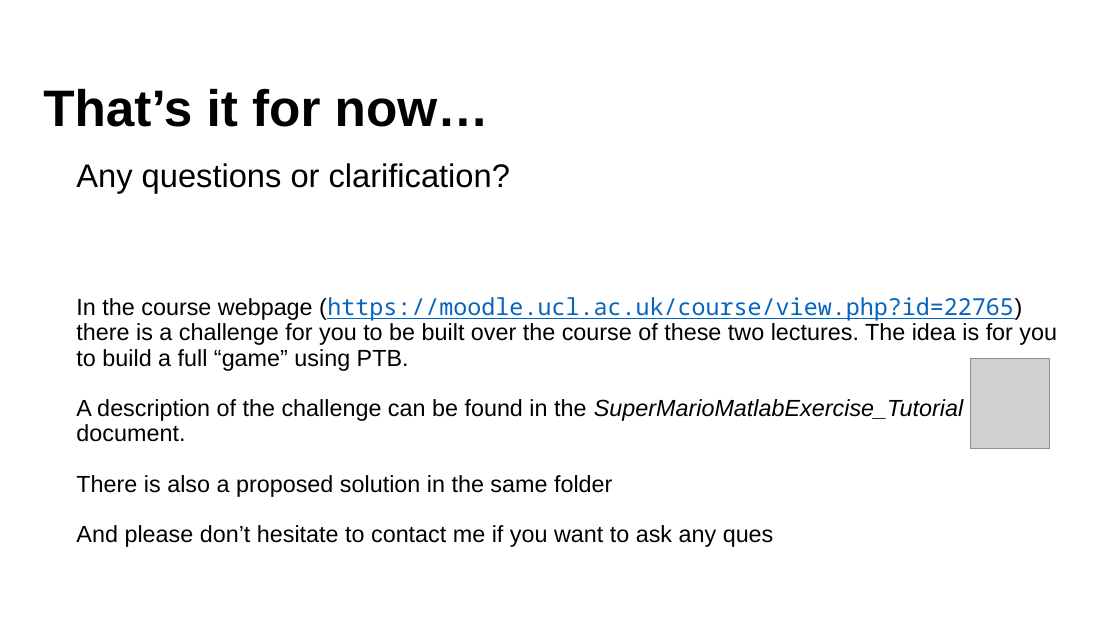
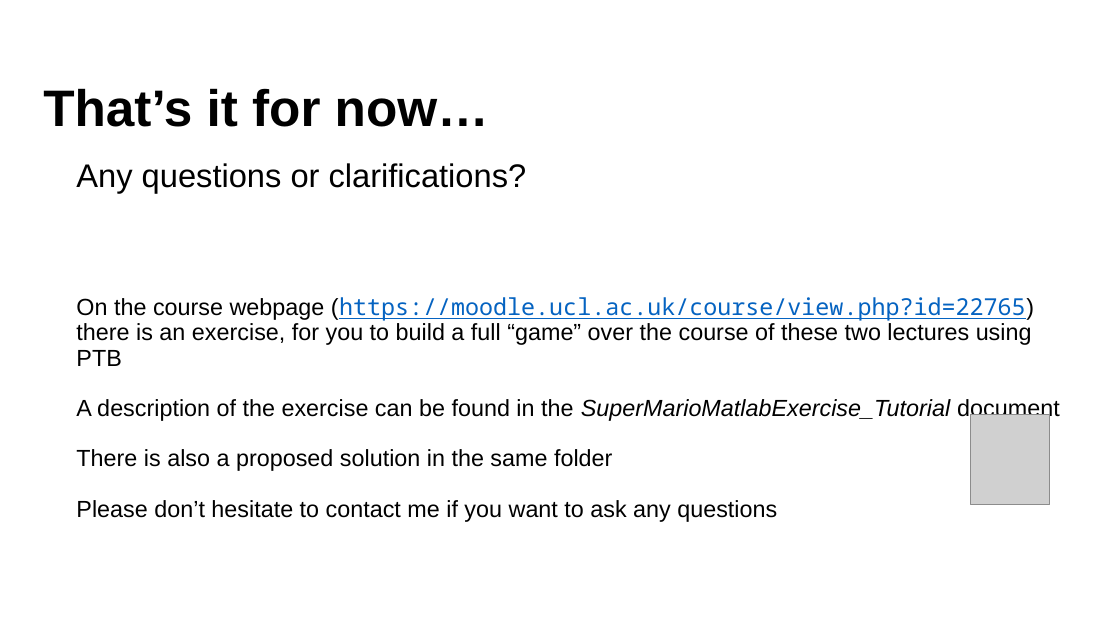
Before and after one commit to Lenakeiz/MatlabPTBExercise, a slide deck: slide 18 of PTB - A gentle introduction (lecture one).pptx. Drawn at 1120x630 pixels with LibreOffice and Linux fonts; fonts in the diff are those of the drawing; grey boxes stand for pictures; background and template pictures are left out. Boxes give left, top, right and bottom in pixels: in the first picture for what was removed or moved away, otherwise in the second. Text is boxed around its words. In the diff, an @@ line names an element or a change of style, - is before the commit and + after.

Commit message:
Fixed typos in the slides

```diff
--- a/PTB - A gentle introduction (lecture one).pptx
+++ b/PTB - A gentle introduction (lecture one).pptx
@@ text at [76,163,1060,421]: text changed @@
-  Any questions or clarification?
-  In the course webpage (https://moodle.ucl.ac.uk/course/view.php?id=22765) there is a challenge for you to be built over the course of these two lectures. The idea is for you to build a full “game” using PTB.
-  A description of the challenge can be found in the SuperMarioMatlabExercise_Tutorial document.
+  Any questions or clarifications?
+  On the course webpage (https://moodle.ucl.ac.uk/course/view.php?id=22765) there is an exercise, for you to build a full “game” over the course of these two lectures using PTB
+  A description of the exercise can be found in the SuperMarioMatlabExercise_Tutorial document
@@ picture: place and size @@
-picture at [971,358,1050,448]
+picture at [971,415,1050,505]
@@ text at [76,500,777,522]: text changed @@
-  And please don’t hesitate to contact me if you want to ask any ques
+  Please don’t hesitate to contact me if you want to ask any questions
```
Also in this commit, not shown: 14 other slides changed.
